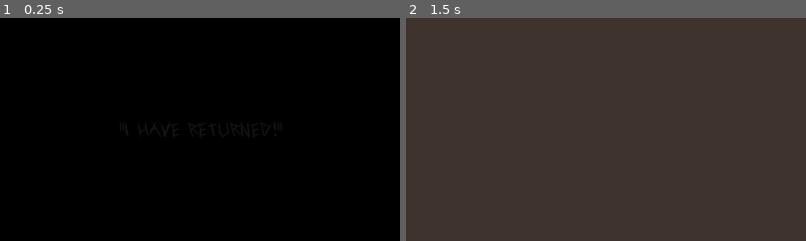
Above: before the commit, frames 1-2 (left to right).
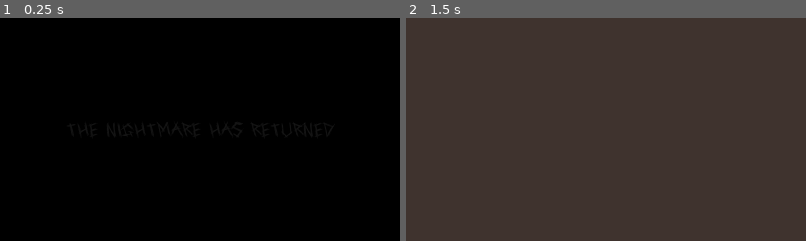
Above: after the commit, the same moments.

Repository: Academia-Team/Academia-Fall-of-the-Citadel
Game: Godot game, scene res://scene/intro.tscn
Two runs of this game, one before a commit and one after it. Both use one fixed random seed, a clock stepped at 60 frames per second and the inputs below.
Inputs (mouse positions are % of the whole screen's width and height, from its top left):
- Up to frame 1 (0.25 s): no input
- Up to frame 2 (1.5 s): tap Enter at 0.5 s; move the mouse to (72, 45) at 0.52 s; hold N (move_down_right) 0.53-1.28 s; tap Space (action) at 0.6, 1.25 s; click (72, 45) at 0.67 s; move the mouse to (30, 55) at 1.27 s; hold Down (move_down) from 1.28 s (still down); tap Ctrl (stay) at 1.35 s
The pictures show only the part of the screen within x 25-75%, y 25-75%; the shares and areas given below are measured in that part.

The runs differ from the first frame. In frame 1, less than 0.1% of the frame differs, in the area x 16-84%, y 45-55%; in frame 2, nothing differs.

Commit message:
Change Intro text
Should be more dramatic.

Diff:
--- a/scene/intro.tscn
+++ b/scene/intro.tscn
@@ -84,7 +84,7 @@
 grow_horizontal = 2
 mouse_filter = 1
 custom_colors/font_color = Color( 1, 1, 1, 0 )
-text = "\"I have returned!\""
+text = "The nightmare has returned"
 align = 1
 valign = 1
 
